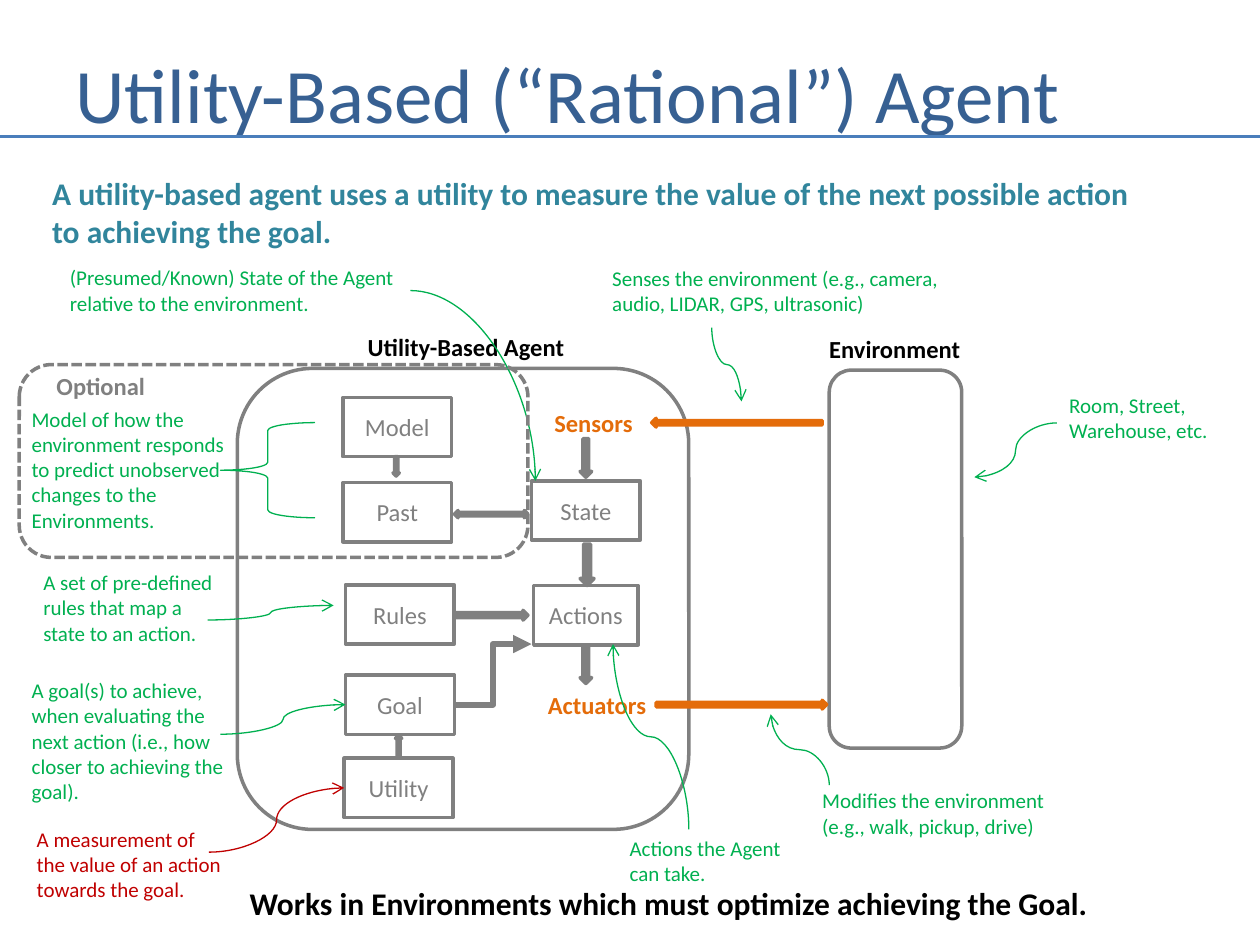
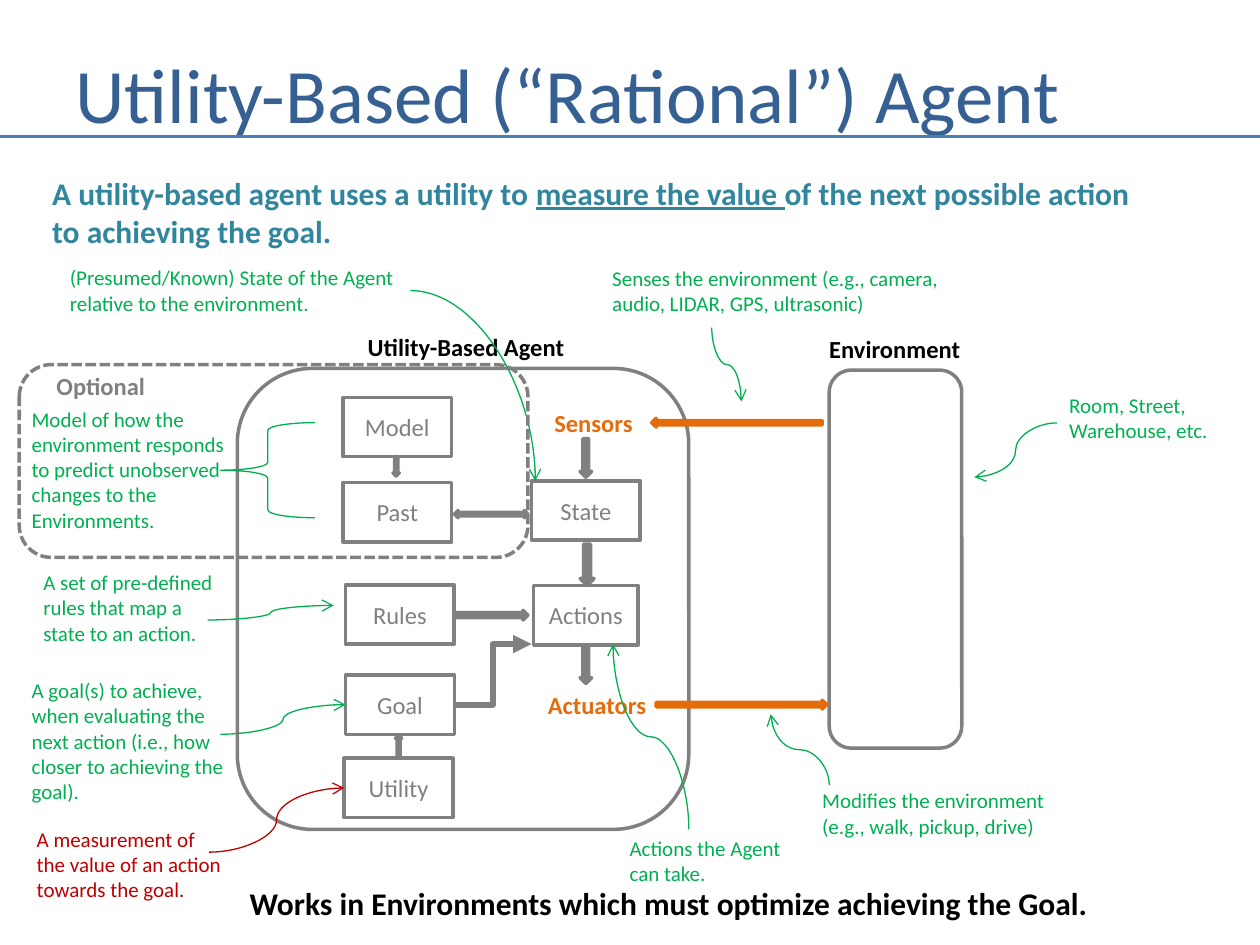
Before and after one commit to andrewferlitsch/Portland-Data-Science-Group, a slide deck: slide 9 of Presentations/AI - Agents.pptx. Drawn at 1260x945 pixels with LibreOffice and Linux fonts; fonts in the diff are those of the drawing. Boxes give left, top, right and bottom in pixels: in the first picture for what was removed or moved away, otherwise in the second. Text is boxed around its words. In the diff, an @@ line names an element or a change of style, - is before the commit and + after.

```diff
--- a/Presentations/AI - Agents.pptx
+++ b/Presentations/AI - Agents.pptx
@@ text "A utility-based agent uses a ..." at [52, 183, 1129, 249]: underline on in "measure the value" @@
```
Also in this commit, not shown: 1 other slide changed, 2 other files.
